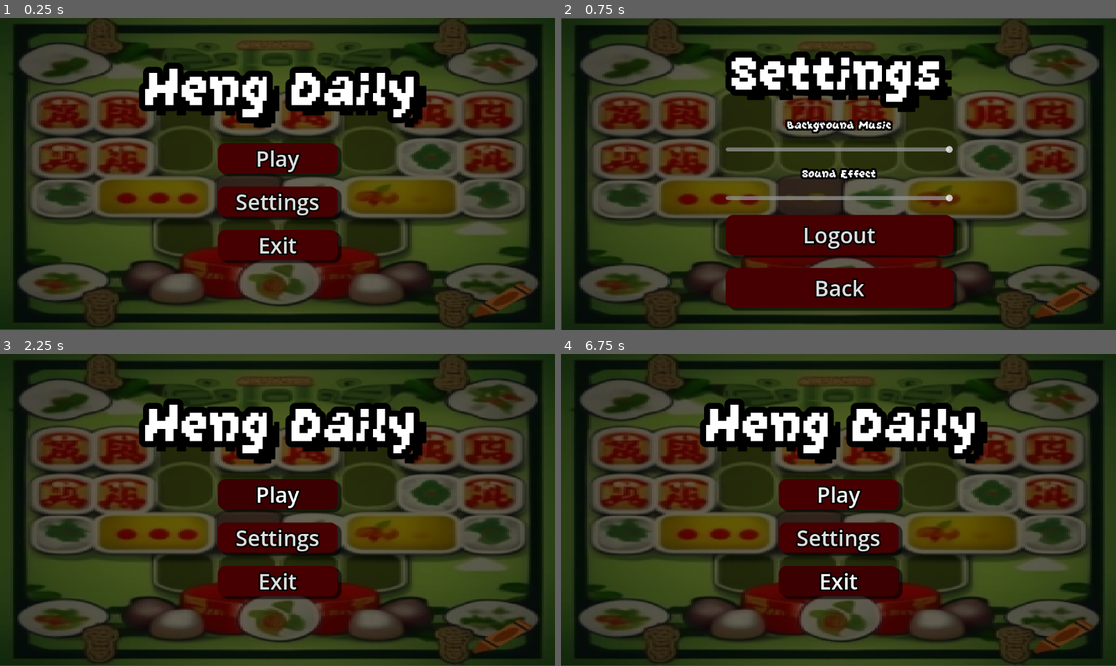
Above: before the commit, frames 1-4 (two rows, left to right).
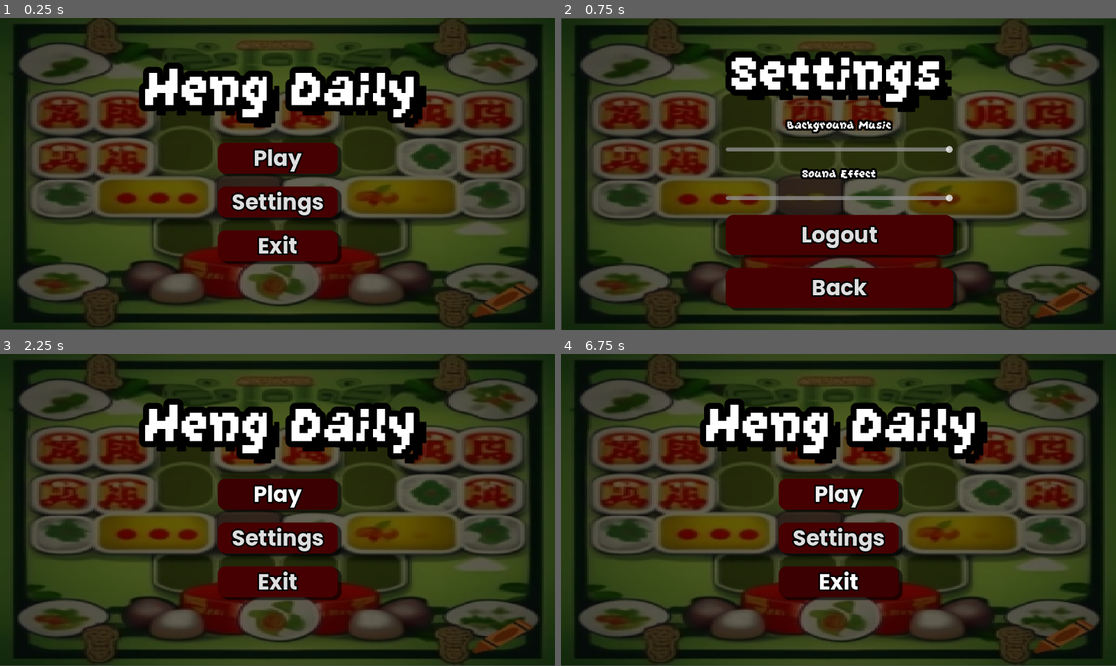
Above: after the commit, the same moments.

Repository: DeepAung/hengdaily
Game: Godot game, scene res://src/menus/home_menu.tscn
The game is run twice, just before and just after one commit, with the same random seed, the same clock (stepped at 60 frames per second) and the same inputs.
Inputs (mouse positions are in pixels of both pictures, inside the frame that each line leads up to):
- Up to frame 1 (0.25 s): no input
- Up to frame 2 (0.75 s): click "Settings" at 0.5 s
- Up to frame 3 (2.25 s): click "Back" at 1.25 s; click "Play" at 2 s
- Up to frame 4 (6.75 s): click "Play" at 2.75 s; click "Play" at 3.5 s; tap Enter at 4.25, 5.75 s; move the mouse to (960, 494) at 4.27 s; tap Space at 5, 6.5 s; move the mouse to (727, 525) at 5.02 s; move the mouse to (894, 441) at 5.77 s; move the mouse to (810, 572) at 6.52 s

The runs differ from the first frame. In frame 1, 1.4% of the frame differs, in the area x 39-62%, y 39-79%; in frame 2, 1.0%; in frame 3, 1.4%; in frame 4, 1.4%.

Commit message:
Change button's font (To Bold...)

Diff:
--- a/src/menus/home_menu.tscn
+++ b/src/menus/home_menu.tscn
@@ -1,8 +1,9 @@
-[gd_scene load_steps=11 format=3 uid="uid://2g6jtn4oljhl"]
+[gd_scene load_steps=12 format=3 uid="uid://2g6jtn4oljhl"]
 
 [ext_resource type="Script" uid="uid://cetnefv8miixi" path="res://src/menus/home_menu.gd" id="1_5hbdx"]
 [ext_resource type="Texture2D" uid="uid://dtxxj8vtbqia5" path="res://assets/craiyon_201508_game_menu_background_about_luck_with_coin_and_make_it_a_little_chinese.png" id="1_uimqf"]
 [ext_resource type="FontFile" uid="uid://dmhyp18qwyv2x" path="res://assets/GrapeSoda.ttf" id="2_5hbdx"]
+[ext_resource type="FontFile" uid="uid://lgyadp53icpt" path="res://assets/fonts/Poppins/Poppins-Bold.ttf" id="3_2be3m"]
 [ext_resource type="AudioStream" uid="uid://dij4vqeiofdjt" path="res://assets/sfx/click.wav" id="4_q5boe"]
 [ext_resource type="AudioStream" uid="uid://fxr0clxhnf3p" path="res://assets/sfx/hover-card.wav" id="5_ckhof"]
 
@@ -82,6 +83,7 @@
 theme_override_colors/font_outline_color = Color(0, 0, 0, 1)
 theme_override_colors/font_pressed_color = Color(1, 1, 1, 1)
 theme_override_constants/outline_size = 13
+theme_override_fonts/font = ExtResource("3_2be3m")
 theme_override_font_sizes/font_size = 45
 theme_override_styles/focus = SubResource("StyleBoxEmpty_uimqf")
 theme_override_styles/hover = SubResource("StyleBoxFlat_uimqf")
@@ -97,6 +99,7 @@
 theme_override_colors/font_outline_color = Color(0, 0, 0, 1)
 theme_override_colors/font_pressed_color = Color(1, 1, 1, 1)
 theme_override_constants/outline_size = 13
+theme_override_fonts/font = ExtResource("3_2be3m")
 theme_override_font_sizes/font_size = 45
 theme_override_styles/focus = SubResource("StyleBoxEmpty_uimqf")
 theme_override_styles/hover = SubResource("StyleBoxFlat_uimqf")
@@ -112,6 +115,7 @@
 theme_override_colors/font_outline_color = Color(0, 0, 0, 1)
 theme_override_colors/font_pressed_color = Color(1, 1, 1, 1)
 theme_override_constants/outline_size = 13
+theme_override_fonts/font = ExtResource("3_2be3m")
 theme_override_font_sizes/font_size = 45
 theme_override_styles/focus = SubResource("StyleBoxEmpty_uimqf")
 theme_override_styles/hover = SubResource("StyleBoxFlat_uimqf")
--- a/src/menus/setting_menu.tscn
+++ b/src/menus/setting_menu.tscn
@@ -1,9 +1,10 @@
-[gd_scene load_steps=11 format=3 uid="uid://dl68crnynyq33"]
+[gd_scene load_steps=12 format=3 uid="uid://dl68crnynyq33"]
 
 [ext_resource type="Texture2D" uid="uid://dtxxj8vtbqia5" path="res://assets/craiyon_201508_game_menu_background_about_luck_with_coin_and_make_it_a_little_chinese.png" id="1_45cec"]
 [ext_resource type="Script" uid="uid://c664g48jb1coo" path="res://src/menus/setting_menu.gd" id="1_a4o22"]
 [ext_resource type="FontFile" uid="uid://dmhyp18qwyv2x" path="res://assets/GrapeSoda.ttf" id="2_a4o22"]
 [ext_resource type="AudioStream" uid="uid://dij4vqeiofdjt" path="res://assets/sfx/click.wav" id="4_0vt8x"]
+[ext_resource type="FontFile" uid="uid://lgyadp53icpt" path="res://assets/fonts/Poppins/Poppins-Bold.ttf" id="4_on0dy"]
 [ext_resource type="AudioStream" uid="uid://fxr0clxhnf3p" path="res://assets/sfx/hover-card.wav" id="5_on0dy"]
 
 [sub_resource type="StyleBoxTexture" id="StyleBoxTexture_ci370"]
@@ -117,6 +118,7 @@
 theme_override_colors/font_outline_color = Color(0, 0, 0, 1)
 theme_override_colors/font_pressed_color = Color(1, 1, 1, 1)
 theme_override_constants/outline_size = 13
+theme_override_fonts/font = ExtResource("4_on0dy")
 theme_override_font_sizes/font_size = 45
 theme_override_styles/focus = SubResource("StyleBoxEmpty_0vt8x")
 theme_override_styles/hover = SubResource("StyleBoxFlat_on0dy")
@@ -132,6 +134,7 @@
 theme_override_colors/font_outline_color = Color(0, 0, 0, 1)
 theme_override_colors/font_pressed_color = Color(1, 1, 1, 1)
 theme_override_constants/outline_size = 13
+theme_override_fonts/font = ExtResource("4_on0dy")
 theme_override_font_sizes/font_size = 45
 theme_override_styles/focus = SubResource("StyleBoxEmpty_0vt8x")
 theme_override_styles/hover = SubResource("StyleBoxFlat_on0dy")
